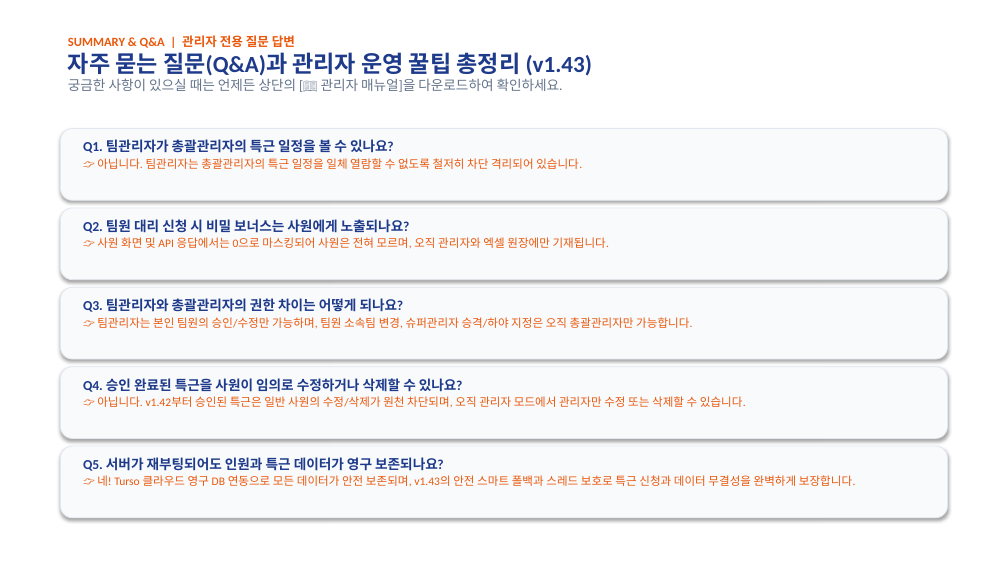
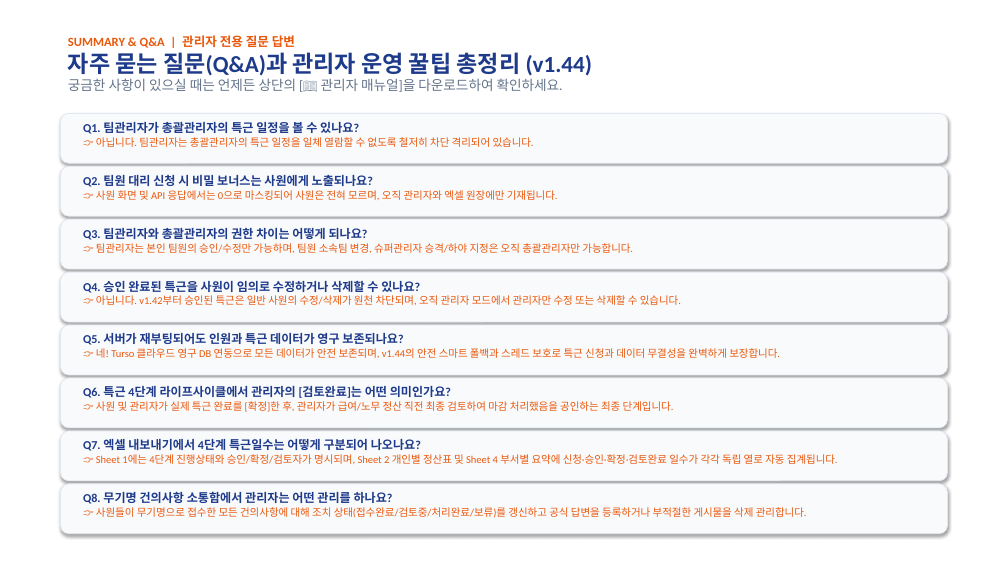
Before and after one commit to rorma34-lab/team-overtime-manager, a slide deck: slide 14 of Overtime_Admin_Manual.pptx (slide 11 before the commit). Drawn at 1008x567 pixels with LibreOffice and Linux fonts; fonts in the diff are those of the drawing. Boxes give left, top, right and bottom in pixels: in the first picture for what was removed or moved away, otherwise in the second. Text is boxed around its words. In the diff, an @@ line names an element or a change of style, - is before the commit and + after.

```diff
--- a/Overtime_Admin_Manual.pptx
+++ b/Overtime_Admin_Manual.pptx
@@ text at [68,52,592,76]: text changed @@
-자주 묻는 질문(Q&A)과 관리자 운영 꿀팁 총정리 (v1.43)
+자주 묻는 질문(Q&A)과 관리자 운영 꿀팁 총정리 (v1.44)
@@ rounded rectangle: place and size @@
-rounded rectangle at [60,129,948,200]
+rounded rectangle at [60,113,948,163]
@@ text "Q1. 팀관리자가 총괄관리자의 특근 일정을 ...": place and size @@
-text "Q1. 팀관리자가 총괄관리자의 특근 일정을 ..." at [83,138,582,169]
+text "Q1. 팀관리자가 총괄관리자의 특근 일정을 ..." at [83,119,534,147]
@@ text "Q1. 팀관리자가 총괄관리자의 특근 일정을 ..." at [83,119,534,147]: size 13 to 11.5 pt in "Q1. 팀관리자가 총괄관리자의 특근 일정을 볼 수 ..."; size 11 to 10 pt in "👉 아닙니다. 팀관리자는 총괄관리자의 특근 일정을 일체 ..."; less space between paragraphs @@
@@ rounded rectangle added at [60,166,948,216], fill #F8FAFC, outline #E2E8F0 0.75 pt @@
@@ text "Q2. 팀원 대리 신청 시 ...": place and size @@
-text "Q2. 팀원 대리 신청 시 ..." at [83,219,609,248]
+text "Q2. 팀원 대리 신청 시 ..." at [83,175,558,200]
@@ text "Q2. 팀원 대리 신청 시 ..." at [83,175,558,200]: size 13 to 11.5 pt in "Q2. 팀원 대리 신청 시 비밀 보너스는 ..."; size 11 to 10 pt in "👉 사원 화면 및 API 응답에서는 0으로 ..."; less space between paragraphs @@
@@ rounded rectangle: place and size @@
-rounded rectangle at [60,208,948,280]
+rounded rectangle at [60,219,948,269]
@@ text "Q3. 팀관리자와 총괄관리자의 권한 차이는 ...": place and size @@
-text "Q3. 팀관리자와 총괄관리자의 권한 차이는 ..." at [83,298,692,328]
+text "Q3. 팀관리자와 총괄관리자의 권한 차이는 ..." at [83,228,633,253]
@@ text "Q3. 팀관리자와 총괄관리자의 권한 차이는 ..." at [83,228,633,253]: size 13 to 11.5 pt in "Q3. 팀관리자와 총괄관리자의 권한 차이는 어떻게 되나요?"; size 11 to 10 pt in "👉 팀관리자는 본인 팀원의 승인/수정만 가능하며, 팀원 ..."; less space between paragraphs @@
@@ rounded rectangle: place and size @@
-rounded rectangle at [60,287,948,359]
+rounded rectangle at [60,272,948,322]
@@ text "Q4. 승인 완료된 특근을 사원이 ...": place and size @@
-text "Q4. 승인 완료된 특근을 사원이 ..." at [83,378,746,407]
+text "Q4. 승인 완료된 특근을 사원이 ..." at [83,281,681,305]
@@ text "Q4. 승인 완료된 특근을 사원이 ..." at [83,281,681,305]: size 13 to 11.5 pt in "Q4. 승인 완료된 특근을 사원이 임의로 수정하거나 ..."; size 11 to 10 pt in "👉 아닙니다. v1.42부터 승인된 특근은 일반 사원의 ..."; less space between paragraphs @@
@@ rounded rectangle added at [60,325,948,375], fill #F8FAFC, outline #E2E8F0 0.75 pt @@
@@ text "Q5. 서버가 재부팅되어도 인원과 특근 ...": place and size @@
-text "Q5. 서버가 재부팅되어도 인원과 특근 ..." at [83,457,856,486]
+text "Q5. 서버가 재부팅되어도 인원과 특근 ..." at [83,333,780,358]
@@ text at [83,333,403,345]: size 13 to 11.5 pt in "Q5. 서버가 재부팅되어도 인원과 특근 데이터가 영구 ..."; less space between paragraphs @@
@@ text at [96,348,780,358]: text changed; size 11 to 10 pt @@
-👉 네! Turso 클라우드 영구 DB 연동으로 모든 데이터가 안전 보존되며, v1.43의 안전 스마트 폴백과 스레드 보호로 특근 신청과 데이터 무결성을 완벽하게 보장합니다.
+👉 네! Turso 클라우드 영구 DB 연동으로 모든 데이터가 안전 보존되며, v1.44의 안전 스마트 폴백과 스레드 보호로 특근 신청과 데이터 무결성을 완벽하게 보장합니다.
@@ rounded rectangle: place and size @@
-rounded rectangle at [60,367,948,439]
+rounded rectangle at [60,378,948,428]
@@ text added at [83,386,674,412], 10 pt, text #EA580C @@
+Q6. 특근 4단계 라이프사이클에서 관리자의 [검토완료]는 어떤 의미인가요?
+👉 사원 및 관리자가 실제 특근 완료를 [확정]한 후, 관리자가 급여/노무 정산 직전 최종 검토하여 마감 처리했음을 공인하는 최종 단계입니다.
@@ rounded rectangle: place and size @@
-rounded rectangle at [60,446,948,518]
+rounded rectangle at [60,431,948,481]
@@ text added at [83,439,838,464], 10 pt, text #EA580C @@
+Q7. 엑셀 내보내기에서 4단계 특근일수는 어떻게 구분되어 나오나요?
+👉 Sheet 1에는 4단계 진행상태와 승인/확정/검토자가 명시되며, Sheet 2 개인별 정산표 및 Sheet 4 부서별 요약에 신청·승인·확정·검토완료 일수가 각각 독립 열로 자동 집계됩니다.
@@ rounded rectangle added at [60,484,948,534], fill #F8FAFC, outline #E2E8F0 0.75 pt @@
@@ text added at [83,491,807,518], 10 pt, text #EA580C @@
+Q8. 무기명 건의사항 소통함에서 관리자는 어떤 관리를 하나요?
+👉 사원들이 무기명으로 접수한 모든 건의사항에 대해 조치 상태(접수완료/검토중/처리완료/보류)를 갱신하고 공식 답변을 등록하거나 부적절한 게시물을 삭제 관리합니다.
```
Also in this commit, not shown: 8 other slides changed, 3 slides added, 13 other files.
